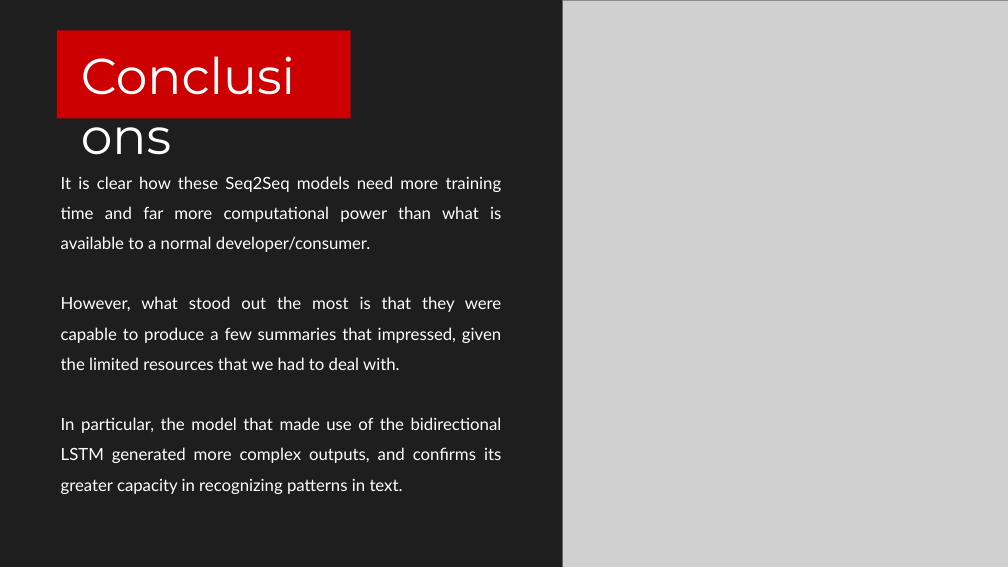
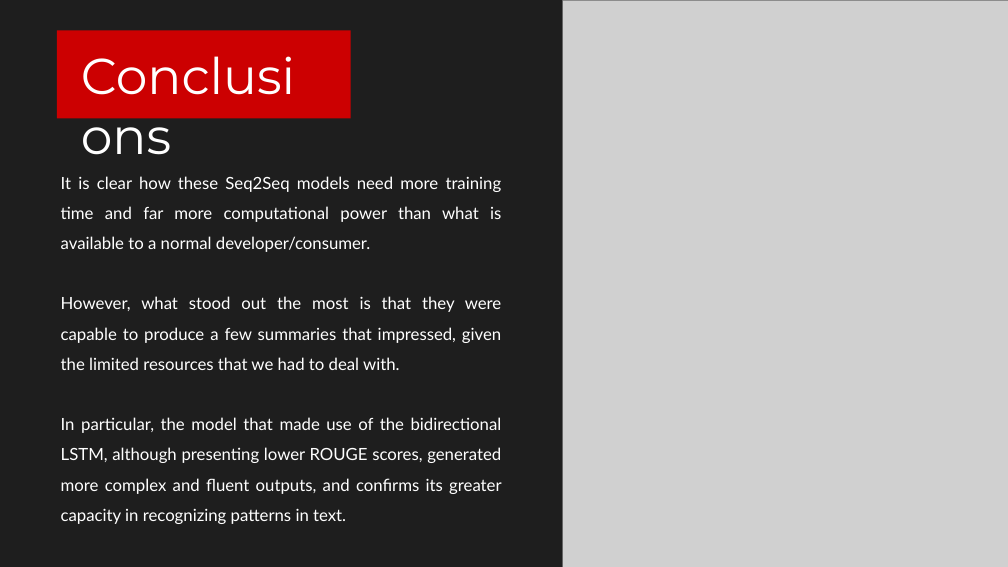
Before and after one commit to federicodeservi/TMS_project, a slide deck: slide 13 of presentation/presentation.pptx (slide 11 before the commit). Drawn at 1008x567 pixels with LibreOffice and Linux fonts; fonts in the diff are those of the drawing; grey boxes stand for pictures. Boxes give left, top, right and bottom in pixels: in the first picture for what was removed or moved away, otherwise in the second. Text is boxed around its words. In the diff, an @@ line names an element or a change of style, - is before the commit and + after.

```diff
--- a/presentation/presentation.pptx
+++ b/presentation/presentation.pptx
@@ text at <box>61,417,502,524</box>: text changed @@
-In particular, the model that made use of the bidirectional LSTM generated more complex outputs, and confirms its greater capacity in recognizing patterns in text.
+In particular, the model that made use of the bidirectional LSTM, although presenting lower ROUGE scores, generated more complex and fluent outputs, and confirms its greater capacity in recognizing patterns in text.
```
Also in this commit, not shown: 2 other slides changed, 2 slides added, 9 other files.
